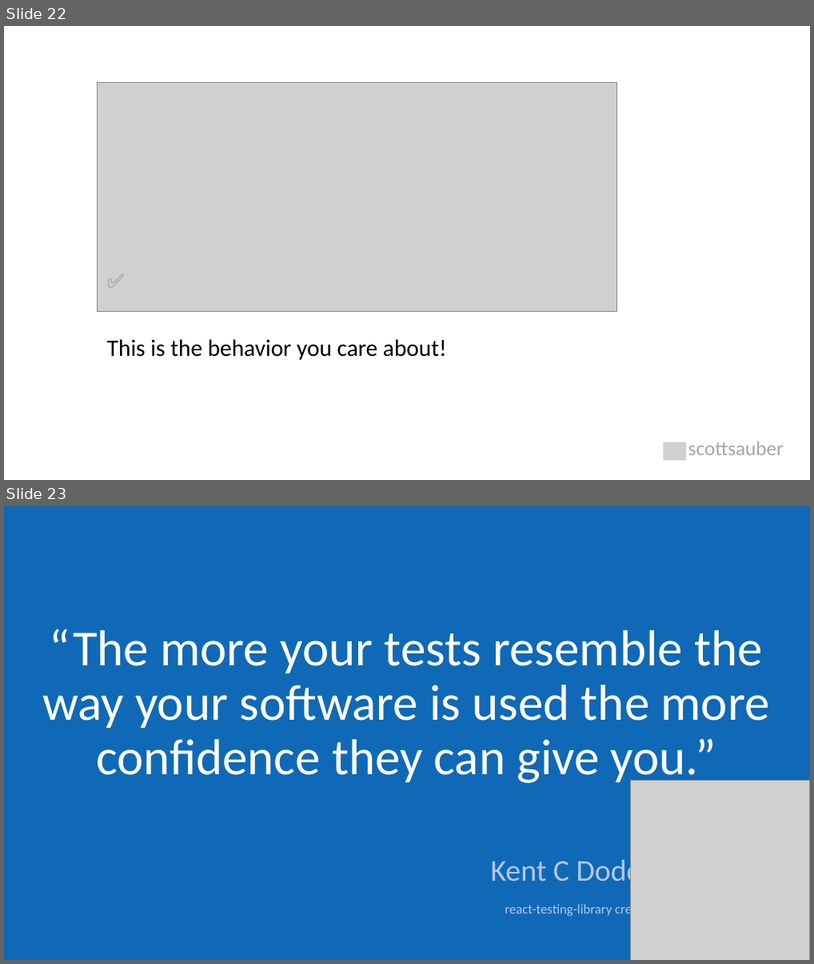
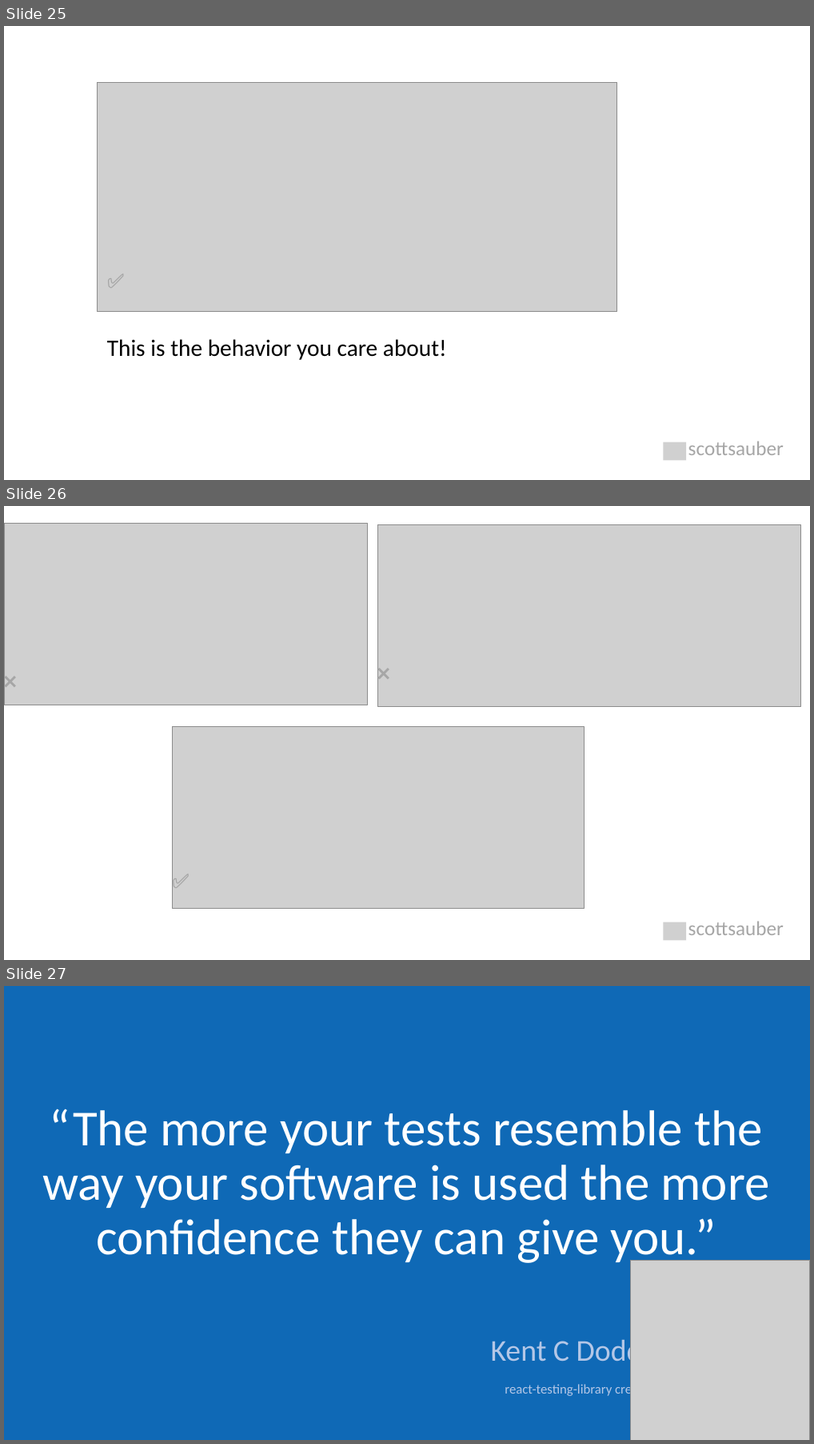
Before and after one commit to scottsauber/talks, a slide deck: 2023-11-09-JetBrains-TDDWithBlazor/TDD with Blazor.pptx. Shown one above the other, each under a label of ours: slides 22 and 23 before the commit, slides 25, 26 and 27 after it. The pictures are 814x964 and 814x1444 pixels, drawn with LibreOffice and Linux fonts; fonts in the diff are those of the drawing; grey boxes stand for pictures. Boxes give left, top, right and bottom in pixels: in the first picture for what was removed or moved away, otherwise in the second. Text is boxed around its words. In the diff, an @@ line names an element or a change of style, - is before the commit and + after.

```diff
--- a/2023-11-09-JetBrains-TDDWithBlazor/TDD with Blazor.pptx
+++ b/2023-11-09-JetBrains-TDDWithBlazor/TDD with Blazor.pptx
@@ slide 26 added at (4,506,810,960), background #FFFFFF @@
@@ picture added at (4,523,367,704) @@
@@ picture added at (378,524,802,706) @@
@@ title added at (4,582,574,811), 24 pt, text #A6A6A6 @@
+❌
@@ text added at (371,587,749,816), 24 pt, text #A6A6A6 @@
+❌
@@ picture added at (172,727,584,908) @@
@@ text added at (166,793,743,960), 24 pt, text #A6A6A6 @@
+✅
@@ picture added at (663,922,686,940) @@
@@ text added at (689,920,784,935), 24 pt, text #A6A6A6 @@
+scottsauber
@@ what was slide 22 is now slide 25 @@
@@ what was slide 23 is now slide 27 @@
```
Also in this commit, not shown: 8 slides changed, 3 other slides added, 1 other file.
